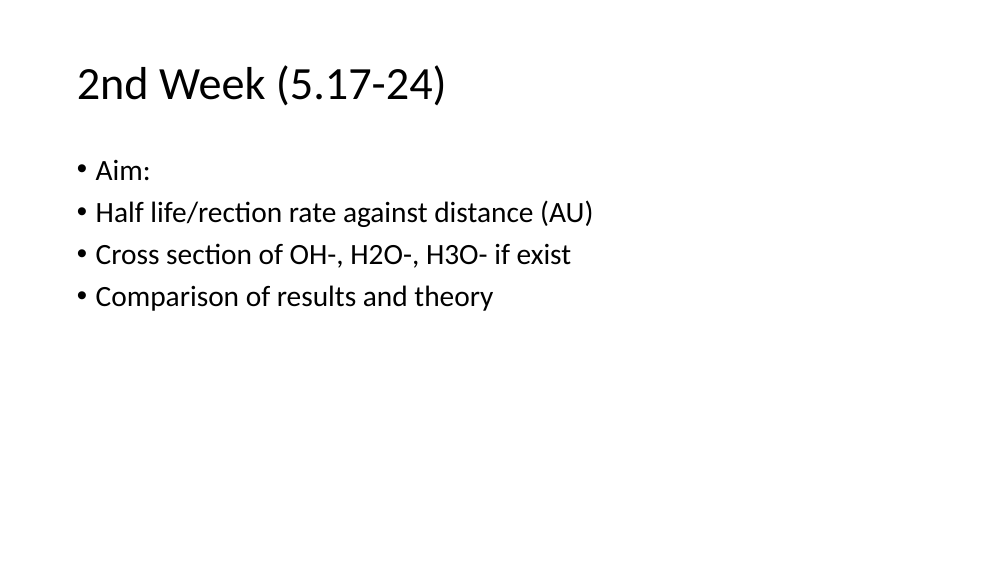
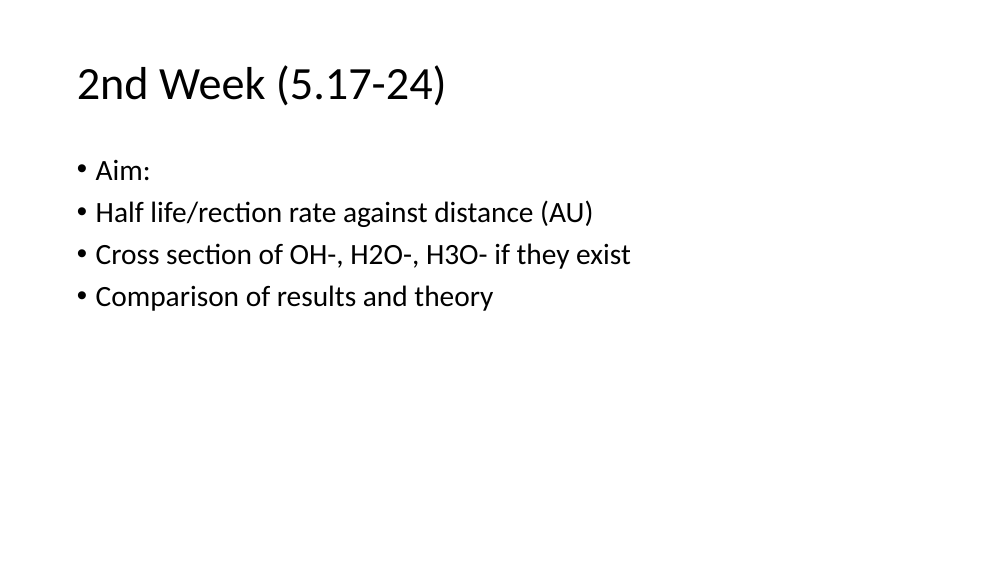
Before and after one commit to CubeOvO/Saturn, a slide deck: slide 8 of week2/Photodetachment Rate at Saturn - Draft.pptx. Drawn at 1008x567 pixels with LibreOffice and Linux fonts; fonts in the diff are those of the drawing. Boxes give left, top, right and bottom in pixels: in the first picture for what was removed or moved away, otherwise in the second. Text is boxed around its words. In the diff, an @@ line names an element or a change of style, - is before the commit and + after.

Commit message:
updated ppt

```diff
--- a/week2/Photodetachment Rate at Saturn - Draft.pptx
+++ b/week2/Photodetachment Rate at Saturn - Draft.pptx
@@ text at box(96, 243, 631, 269): text changed @@
-• Cross section of OH-, H2O-, H3O- if exist
+• Cross section of OH-, H2O-, H3O- if they exist
```
Also in this commit, not shown: 1 other slide changed.
